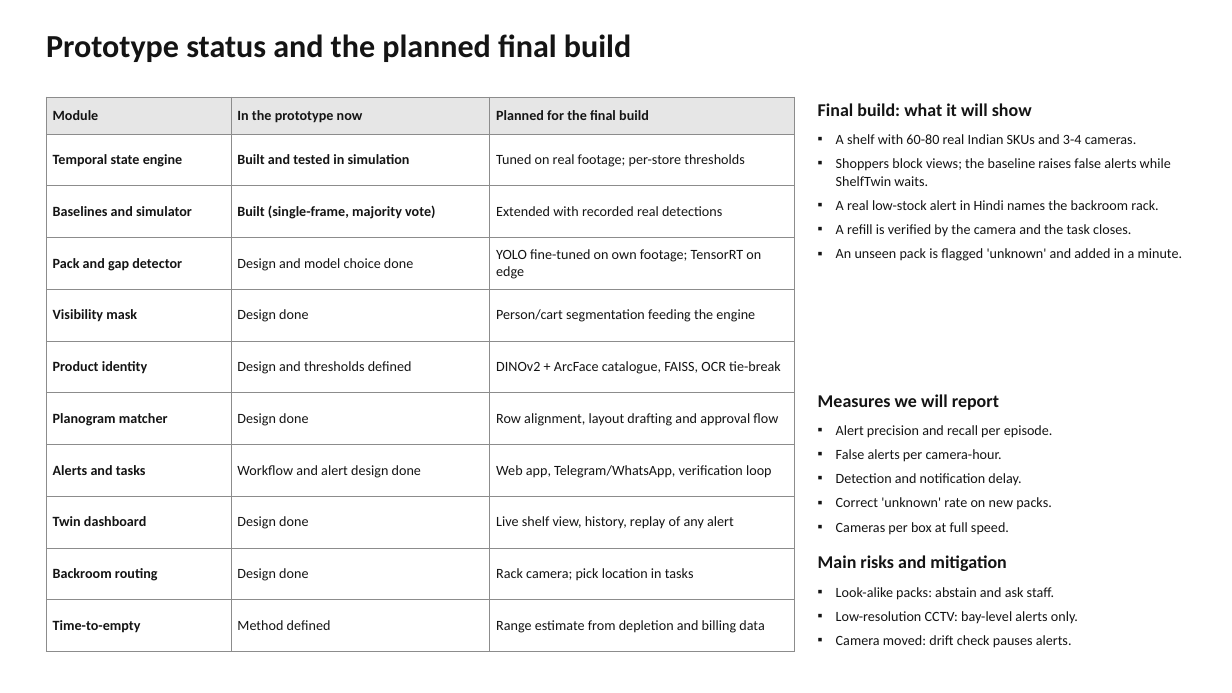
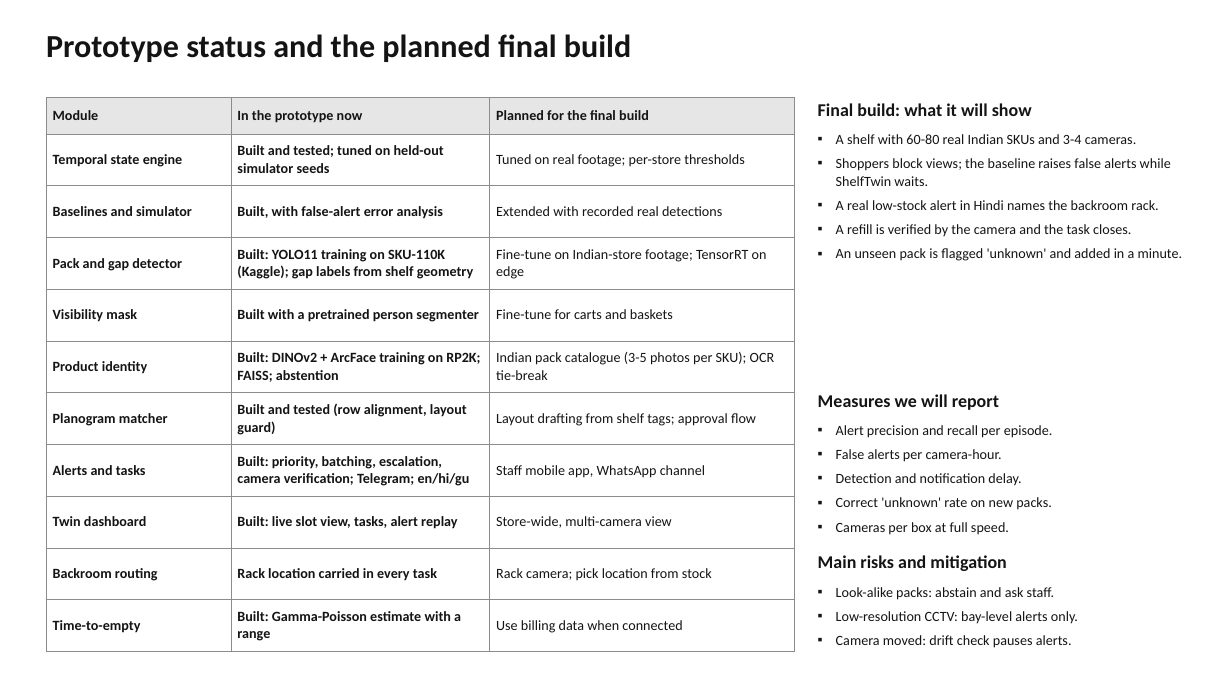
Before and after one commit to Purv-Kabaria/shelftwin, a slide deck: slide 20 of ShelfTwin.pptx (slide 18 before the commit). Drawn at 1232x693 pixels with LibreOffice and Linux fonts; fonts in the diff are those of the drawing. Boxes give left, top, right and bottom in pixels: in the first picture for what was removed or moved away, otherwise in the second. Text is boxed around its words. In the diff, an @@ line names an element or a change of style, - is before the commit and + after.

Commit message:
Proof-of-concept: real-data EDA and engine analysis from Kaggle session 1, reproducible deck/results scripts, updated deck and PDF

```diff
--- a/ShelfTwin.pptx
+++ b/ShelfTwin.pptx
@@ table at <box>46,97,795,645</box> @@
-row 2, column 2: Built and tested in simulation
+row 2, column 2: Built and tested; tuned on held-out simulator seeds
-row 3, column 2: Built (single-frame, majority vote)
+row 3, column 2: Built, with false-alert error analysis
-row 4, column 2: Design and model choice done
+row 4, column 2: Built: YOLO11 training on SKU-110K (Kaggle); gap labels from shelf geometry
-row 4, column 3: YOLO fine-tuned on own footage; TensorRT on edge
+row 4, column 3: Fine-tune on Indian-store footage; TensorRT on edge
-row 5, column 2: Design done
+row 5, column 2: Built with a pretrained person segmenter
-row 5, column 3: Person/cart segmentation feeding the engine
+row 5, column 3: Fine-tune for carts and baskets
-row 6, column 2: Design and thresholds defined
+row 6, column 2: Built: DINOv2 + ArcFace training on RP2K; FAISS; abstention
-row 6, column 3: DINOv2 + ArcFace catalogue, FAISS, OCR tie-break
+row 6, column 3: Indian pack catalogue (3-5 photos per SKU); OCR tie-break
-row 7, column 2: Design done
+row 7, column 2: Built and tested (row alignment, layout guard)
-row 7, column 3: Row alignment, layout drafting and approval flow
+row 7, column 3: Layout drafting from shelf tags; approval flow
-row 8, column 2: Workflow and alert design done
+row 8, column 2: Built: priority, batching, escalation, camera verification; Telegram; en/hi/gu
-row 8, column 3: Web app, Telegram/WhatsApp, verification loop
+row 8, column 3: Staff mobile app, WhatsApp channel
-row 9, column 2: Design done
+row 9, column 2: Built: live slot view, tasks, alert replay
-row 9, column 3: Live shelf view, history, replay of any alert
+row 9, column 3: Store-wide, multi-camera view
-row 10, column 2: Design done
+row 10, column 2: Rack location carried in every task
-row 10, column 3: Rack camera; pick location in tasks
+row 10, column 3: Rack camera; pick location from stock
-row 11, column 2: Method defined
+row 11, column 2: Built: Gamma-Poisson estimate with a range
-row 11, column 3: Range estimate from depletion and billing data
+row 11, column 3: Use billing data when connected
```
Also in this commit, not shown: 2 other slides changed, 2 slides added, 14 other files.
